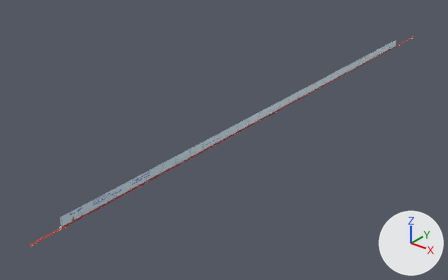
The Blender file Assets/Cutscenes/EndCutscenes.blend: old version first, new version second.
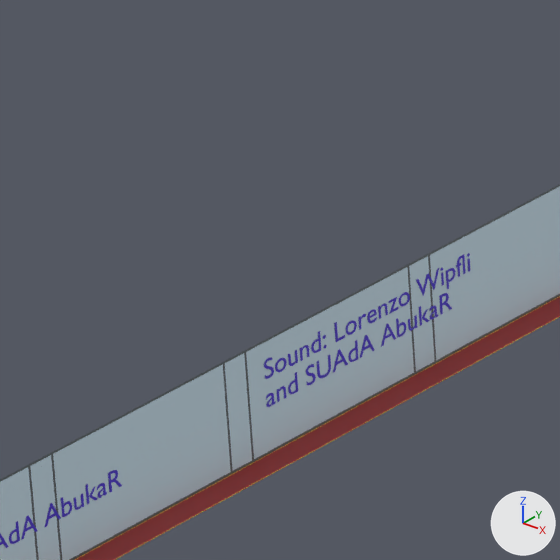
The first picture shows the older version from a 50 mm camera at (149.6, -105.0, 115.0) aimed at (-19.0, 105.7, -15.7). The close-ups show both versions on the part from 25% to 35% of the width and 53% to 70% of the height of that picture; other places that the commit changed are outside them. Lighting does not change. The marker at lower right points along +X, +Y and +Z. Text is drawn in Blender's own font.

The first close-up shows 'Cutscene_Carpet.001', 'Text.001', 'Text.002', 'Wall_for_Cutscene.002', 'Wall_for_Cutscene.003', 'Wall_for_Cutscene.004', 'Wall_for_Cutscene.005'.
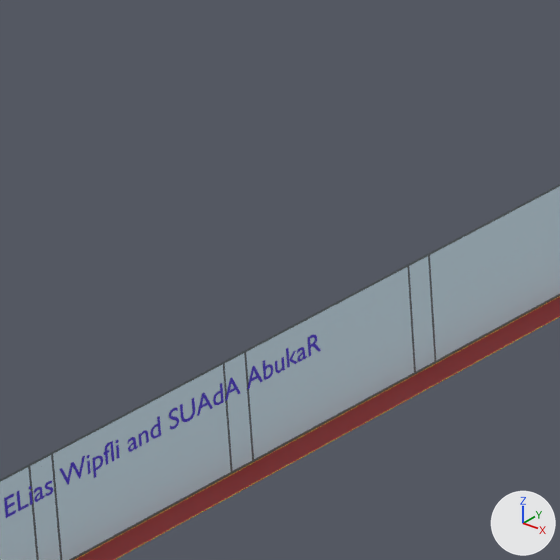
The edits, one by one:
In text 'Escape Room.001' (txt_escape_room_001), body goes from 'Art: Lorenzo Wipfli,\nELias Wipfli and SUAdA AbukaR' to 'Art: Lorenzo Wipfli, ELias Wipfli and SUAdA AbukaR'.
In text 'Escape Room.002' (txt_escape_room_002), body goes from 'Sound: Lorenzo Wipfli\nand SUAdA AbukaR' to 'Sound: Lorenzo Wipfli and SUAdA AbukaR'.
Object 'Text.002' (ob_text_002) moves from (0.02, 29.13, 2.13) to (0.0, 43.34, 2.13).

Pixel boxes (x1, y1, x2, y2) of what changed, in the close-ups (560 x 560 px):
'Text.001', text changed: before (0, 470, 122, 548); after (4, 335, 321, 518)
'Text.002', text changed, moved (not visible afterwards): before (264, 253, 470, 407)
